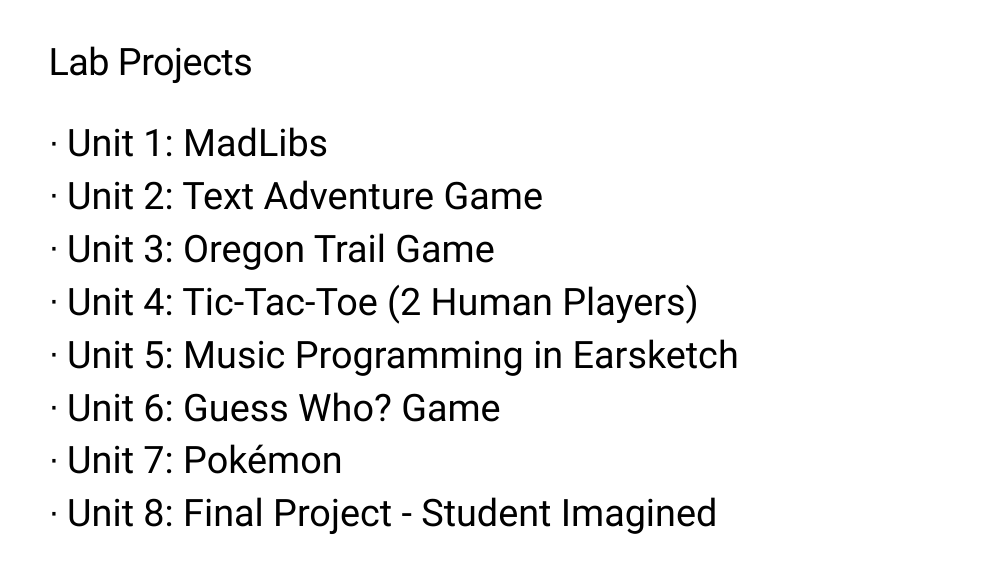
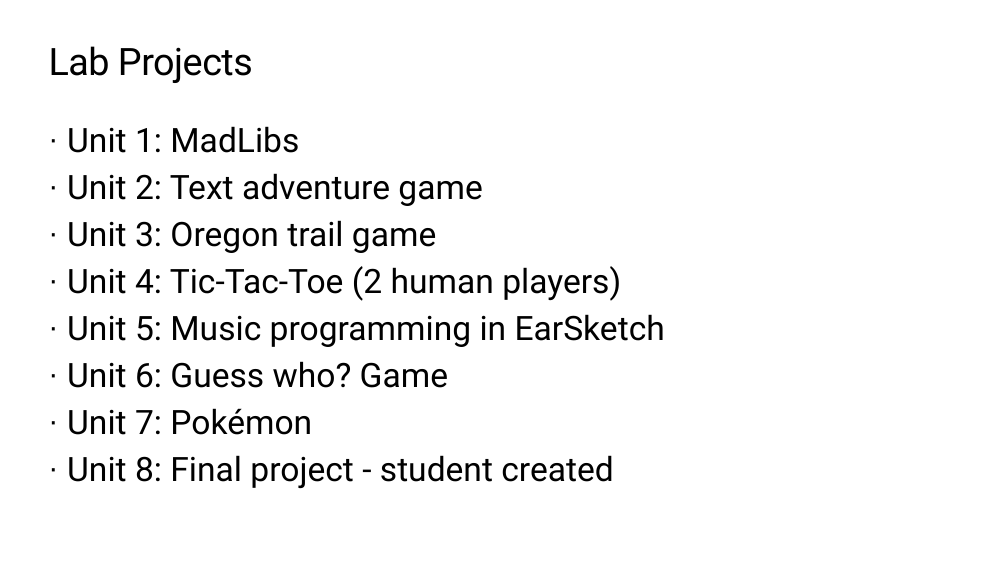
Before and after one commit to TEALSK12/2nd-semester-introduction-to-computer-science, a slide deck: slide 7 of units/1_unit/slidedecks/Intro Python 1.01 TEALS.pptx. Drawn at 1008x567 pixels with LibreOffice and Linux fonts; fonts in the diff are those of the drawing; background and template pictures are left out. Boxes give left, top, right and bottom in pixels: in the first picture for what was removed or moved away, otherwise in the second. Text is boxed around its words. In the diff, an @@ line names an element or a change of style, - is before the commit and + after.

```diff
--- a/units/1_unit/slidedecks/Intro Python 1.01 TEALS.pptx
+++ b/units/1_unit/slidedecks/Intro Python 1.01 TEALS.pptx
@@ text at box(67, 126, 312, 435): size 36 to 32 pt in "Unit 1: MadLibs", "Unit 7: Pokémon" @@
@@ text at box(67, 173, 665, 388): text changed; size 36 to 32 pt @@
-· Unit 2: Text Adventure Game
-· Unit 3: Oregon Trail Game
-· Unit 4: Tic-Tac-Toe (2 Human Players)
-· Unit 5: Music Programming in Earsketch
-· Unit 6: Guess Who? Game
+· Unit 2: Text adventure game
+· Unit 3: Oregon trail game
+· Unit 4: Tic-Tac-Toe (2 human players)
+· Unit 5: Music programming in EarSketch
+· Unit 6: Guess who? Game
@@ text at box(67, 455, 613, 488): text changed; size 36 to 32 pt @@
-· Unit 8: Final Project - Student Imagined
+· Unit 8: Final project - student created
```
Also in this commit, not shown: 8 other slides changed.
